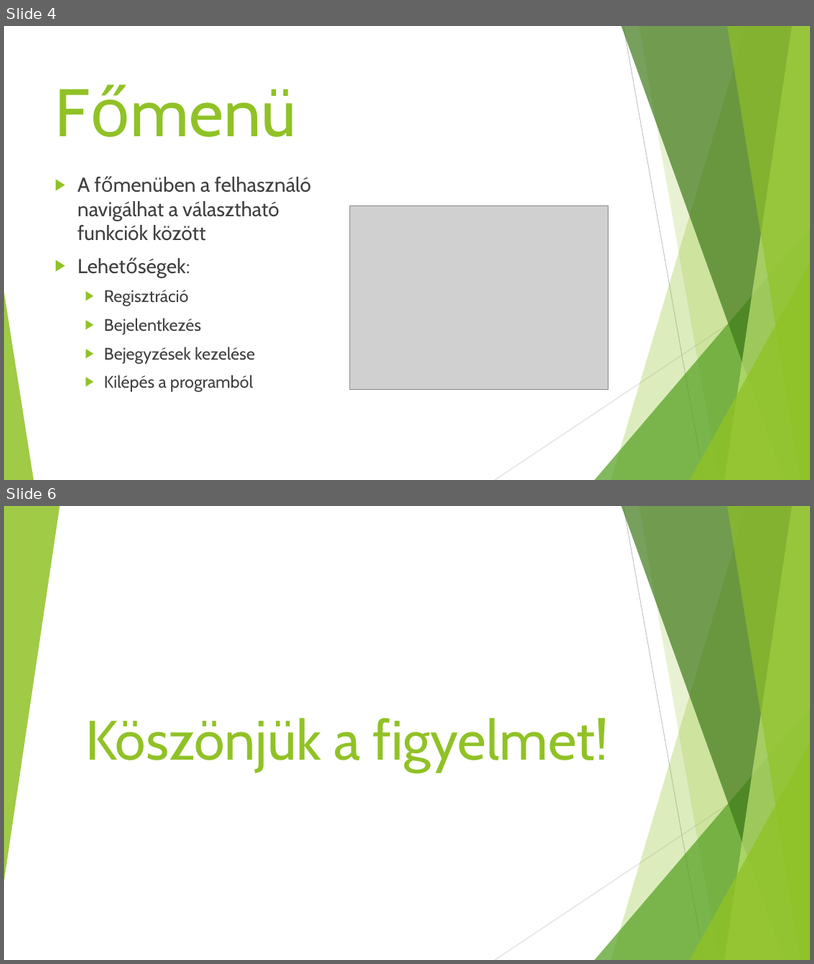
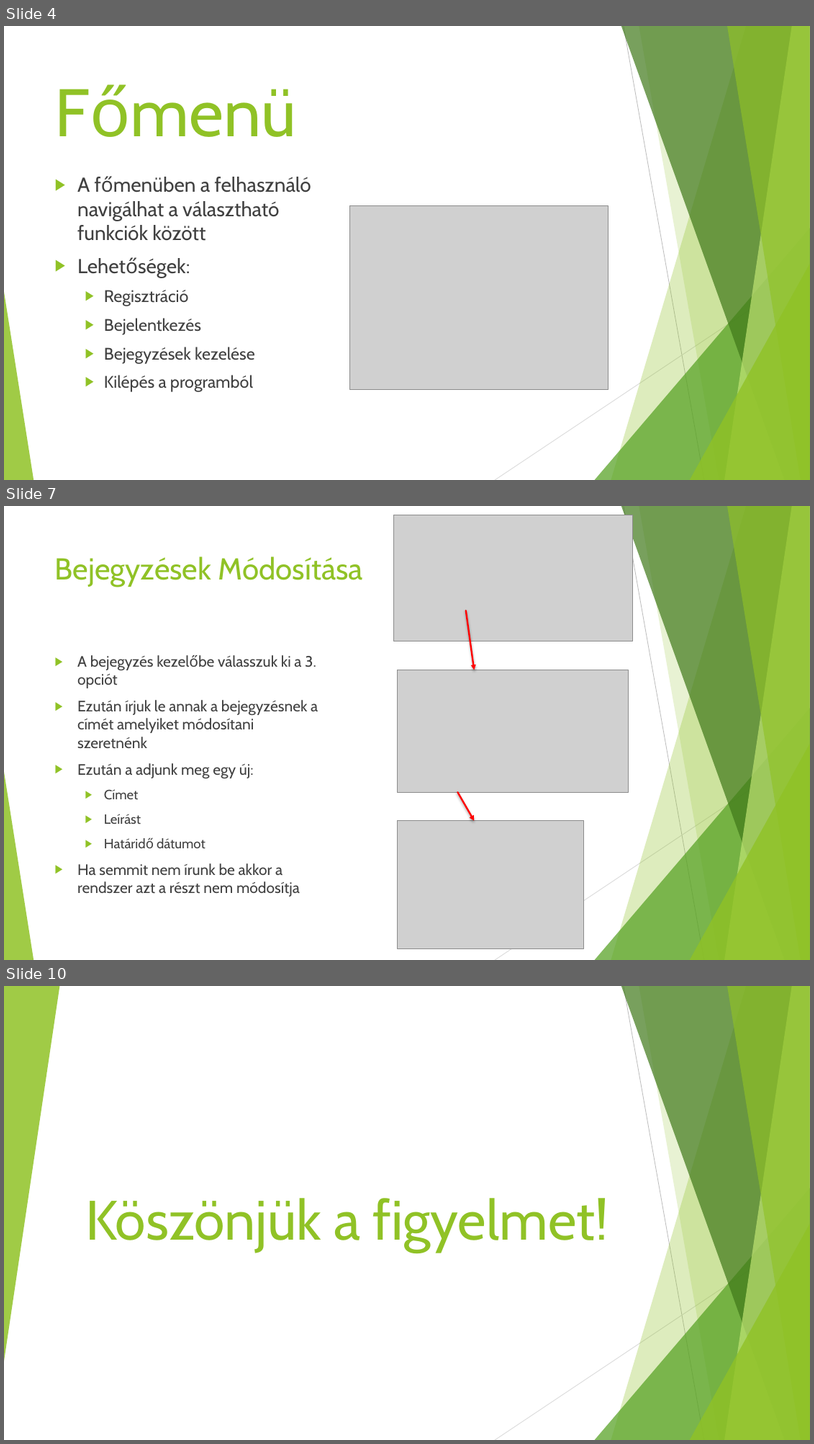
Before and after one commit to CsuszaTomi/DMN-Projekt, a slide deck: Határidőnapló.pptx. Shown one above the other, each under a label of ours: slides 4 and 6 before the commit, slides 4, 7 and 10 after it; the slides between them are not shown. The pictures are 814x964 and 814x1444 pixels, drawn with LibreOffice and Linux fonts; fonts in the diff are those of the drawing; grey boxes stand for pictures. Boxes give left, top, right and bottom in pixels: in the first picture for what was removed or moved away, otherwise in the second. Text is boxed around its words. In the diff, an @@ line names an element or a change of style, - is before the commit and + after.

```diff
--- a/Határidőnapló.pptx
+++ b/Határidőnapló.pptx
@@ slide 7 added at box(4, 506, 810, 960), background #FFFFFF; not listed: 10 template elements that a slide beside it also shows @@
@@ picture added at box(394, 515, 633, 641) @@
@@ title added at box(55, 556, 363, 587), 36 pt, text #90C226 @@
+Bejegyzések Módosítása
@@ arrow added from (466, 610) to (475, 670), #FF0000 2 pt @@
@@ text added at box(77, 655, 318, 896), 18 pt, text #404040 @@
+▶ A bejegyzés kezelőbe válasszuk ki a 3. opciót
+▶ Ezután írjuk le annak a bejegyzésnek a címét amelyiket módosítani szeretnénk
+▶ Ezután a adjunk meg egy új:
+  ▶ Címet
+  ▶ Leírást
+  ▶ Határidő dátumot
+▶ Ha semmit nem írunk be akkor a rendszer azt a részt nem módosítja
@@ picture added at box(398, 670, 629, 792) @@
@@ arrow added from (458, 792) to (475, 821), #FF0000 2 pt @@
@@ picture added at box(398, 821, 585, 948) @@
@@ what was slide 6 is now slide 10 @@
```
Also in this commit, not shown: 1 slide changed, 3 other slides added, 1 other file.
